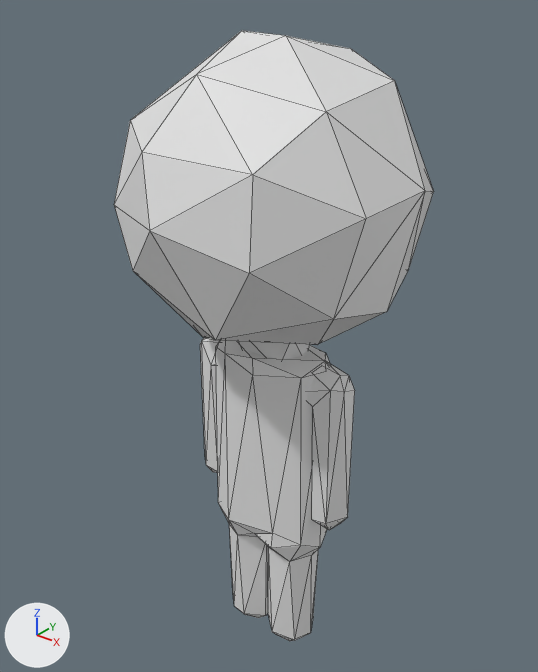
An edit to the FBX model WorkPlacementGame/Assets/LukesWork/Objects/NPC.fbx, drawn before and after from the same camera.
Before and after are seen from a 50 mm lens placed at (3.68, -4.67, 6.33), pointed at (-0.22, 0.21, 3.3). The lights are fixed; the arrows at lower left show +X, +Y and +Z. Mesh edges are drawn as thin lines.
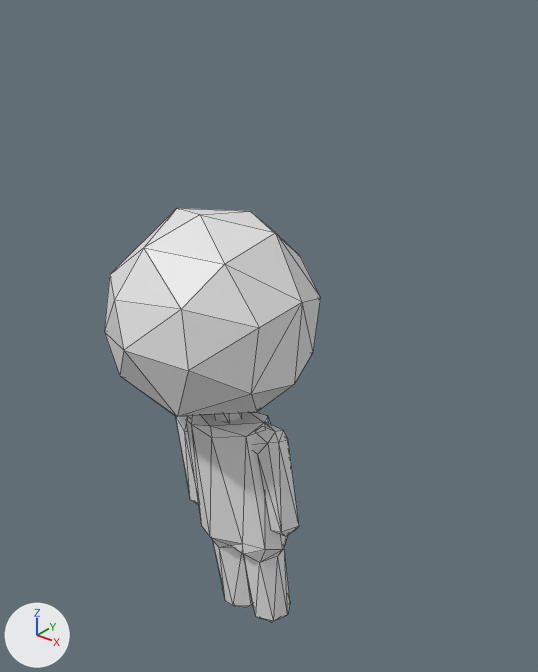
Commit message: NPC AI

Boxes [x1, y1, x2, y2] around the edits, measured in the pictures (538 x 672 px; the box of a moved part takes in the faces that stretch with it):
'Cylinder', reshaped, moved, turned: before [114, 30, 434, 641]; after [104, 208, 321, 623]
part 1 of me_cylinder_005, moved or reshaped: before [114, 30, 434, 345]; after [104, 208, 321, 417]
part 2 of me_cylinder_005, moved or reshaped: before [216, 340, 330, 641]; after [186, 412, 290, 623]
part 3 of me_cylinder_005, moved or reshaped: before [308, 362, 355, 530]; after [253, 423, 299, 537]
part 4 of me_cylinder_005, moved or reshaped: before [200, 337, 220, 473]; after [176, 416, 199, 504]
part 5 of me_cylinder_005, moved or reshaped: before [239, 341, 309, 361]; after [215, 413, 241, 421]

What changed in the scene script:
```text
Change me_cylinder_005:
    where me_cylinder_005.from_pydata(...)  # 160 vertices, 282 faces; spans x -1.26..1.26, y -1.29..1.29, z 0.0..5.94
    used by ob_cylinder; location = (0.0, 0.0, 0.0)
    me_cylinder_005 part 1: the loose piece of 36 vertices spanning x -1.26..1.26, y -1.29..1.29, z 3.45..5.94 is scaled about its middle by 0.795, then moved by (0.0, 0.0, -1.29)
    me_cylinder_005 part 2: the loose piece of 68 vertices spanning x -0.59..0.59, y -0.36..0.36, z 0.0..3.36 is scaled about its middle by (0.846, 0.846, 0.712), then moved by (0.0, 0.0, -0.52)
    me_cylinder_005 part 3: the loose piece of 23 vertices spanning x 0.4..0.83, y -0.18..0.19, z 1.69..3.33 is scaled about its middle by (0.846, 0.846, 0.712), then moved by (-0.1, 0.0, -0.76)
    me_cylinder_005 part 4: the loose piece of 24 vertices spanning x -0.84..-0.37, y -0.18..0.2, z 1.69..3.35 is scaled about its middle by (0.846, 0.846, 0.712), then moved by (0.09, 0.0, -0.77)
    me_cylinder_005 part 5
    me_cylinder_005.vertices[0].co: (0.23, 0.28, 3.62) -> (0.08, 0.1, 2.65)
    me_cylinder_005.vertices[1].co: (0.34, -0.19, 3.61) -> (0.12, -0.07, 2.65)
    me_cylinder_005.vertices[2].co: (0.31, 0.07, 3.25) -> (0.16, 0.03, 2.32)
    me_cylinder_005.vertices[3].co: (0.18, -0.18, 3.25) -> (0.1, -0.09, 2.32)
    me_cylinder_005.vertices[4].co: (-0.16, -0.2, 3.25) -> (-0.07, -0.1, 2.32)
    me_cylinder_005.vertices[5].co: (-0.23, -0.29, 3.62) -> (-0.08, -0.1, 2.65)
    me_cylinder_005.vertices[6].co: (-0.34, 0.18, 3.61) -> (-0.12, 0.06, 2.65)
    me_cylinder_005.vertices[7].co: (-0.31, 0.07, 3.25) -> (-0.15, 0.03, 2.32)
    me_cylinder_005.vertices[8].co: (0.0, 0.23, 3.25) -> (0.0, 0.11, 2.32)
Change ob_cylinder:
    ob_cylinder.location: (0.0, 0.0, 0.0) -> (-0.21, 0.0, 0.09)
    ob_cylinder.rotation_euler: (0.0, 0.0, 0.0) -> (0.0, -0.158, 0.0)  # degrees (0, 0, 0) -> degrees (0, -9.1, 0)
```
